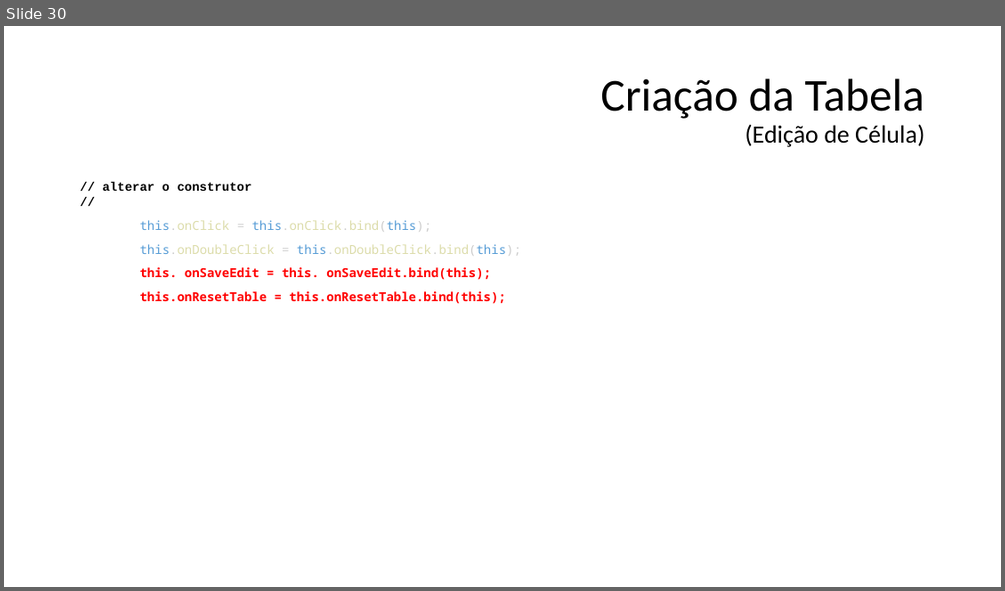
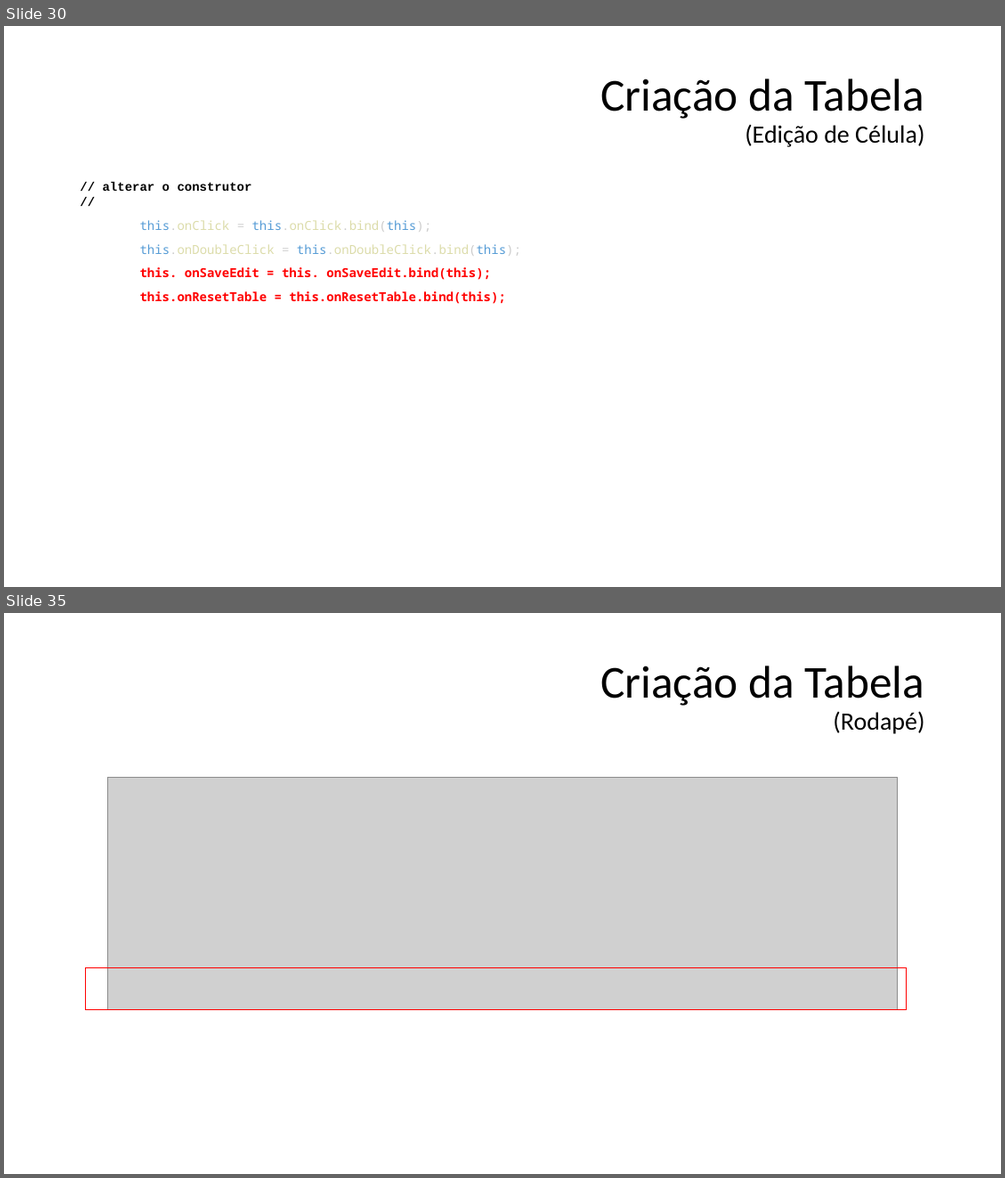
Before and after one commit to tadeumaffeis/PMAulas, a slide deck: 04 - Criação de Tabela com Controles/04 - Tabela com Controles.pptx. Shown one above the other, each under a label of ours: slide 30 before the commit, slides 30 and 35 after it; the slides between them are not shown. The pictures are 1005x591 and 1005x1178 pixels, drawn with LibreOffice and Linux fonts; fonts in the diff are those of the drawing; grey boxes stand for pictures. Boxes give left, top, right and bottom in pixels: in the first picture for what was removed or moved away, otherwise in the second. Text is boxed around its words. In the diff, an @@ line names an element or a change of style, - is before the commit and + after.

```diff
--- a/04 - Criação de Tabela com Controles/04 - Tabela com Controles.pptx
+++ b/04 - Criação de Tabela com Controles/04 - Tabela com Controles.pptx
@@ slide 35 added at bbox=[4, 613, 1001, 1174], background #FFFFFF @@
@@ title added at bbox=[600, 666, 924, 734], 44 pt, text #000000 @@
+Criação da Tabela
+(Rodapé)
@@ picture added at bbox=[108, 778, 897, 1009] @@
@@ rectangle added at bbox=[86, 967, 906, 1009], outline #FF0000 1 pt @@
```
Also in this commit, not shown: 5 other slides added, 20 other files.
